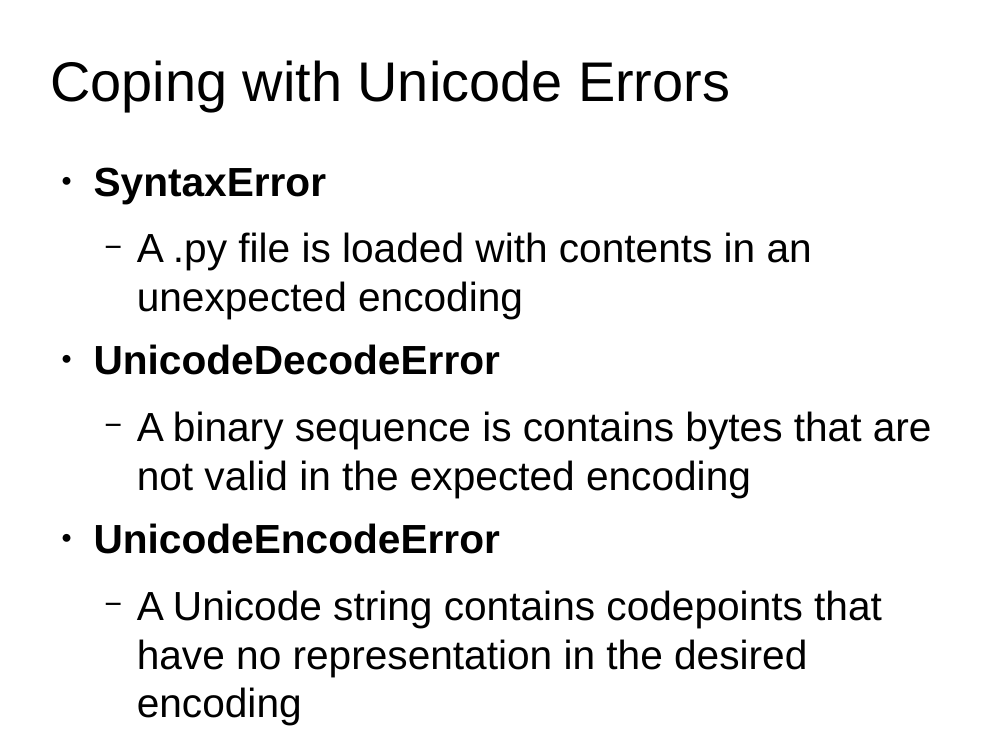
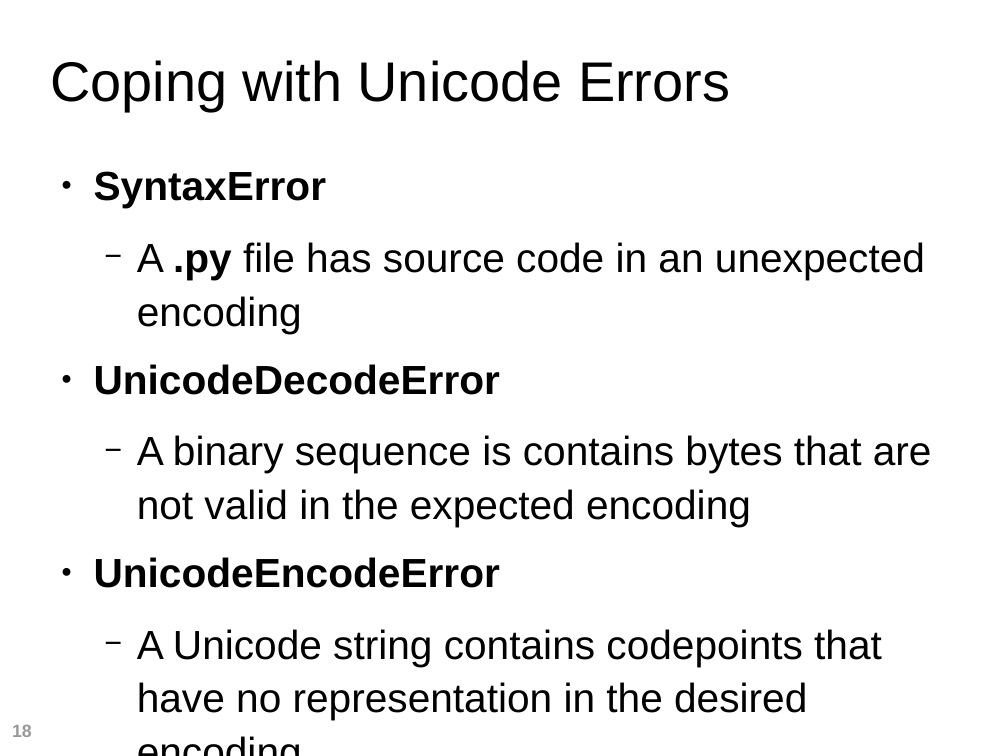
Before and after one commit to fluentpython/unicode-solutions, a slide deck: slide 18 of unicode-solutions.odp. Drawn at 1008x756 pixels with LibreOffice and Linux fonts; fonts in the diff are those of the drawing; background and template pictures are left out. Boxes give left, top, right and bottom in pixels: in the first picture for what was removed or moved away, otherwise in the second. Text is boxed around its words. In the diff, an @@ line names an element or a change of style, - is before the commit and + after.

```diff
--- a/unicode-solutions.odp
+++ b/unicode-solutions.odp
@@ text at (94,171,932,720): line spacing 1 to 1.1 @@
@@ text at (137,242,925,333): text changed @@
-  − A .py file is loaded with contents in an unexpected encoding
+  − A .py file has source code in an unexpected encoding
@@ page number added at (12,725,32,737), 14 pt, text #999999, bold @@
+18
```
Also in this commit, not shown: 15 other slides changed, 26 slides added, 8 slides removed, 26 other files.
